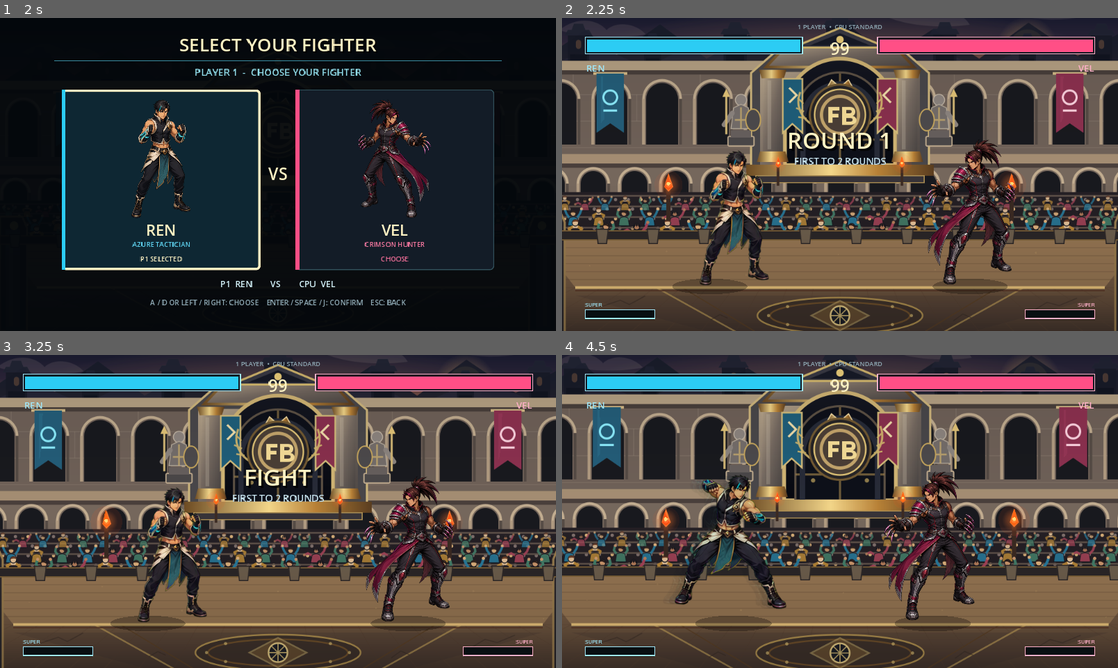
Above: before the commit, frames 1-4 (two rows, left to right).
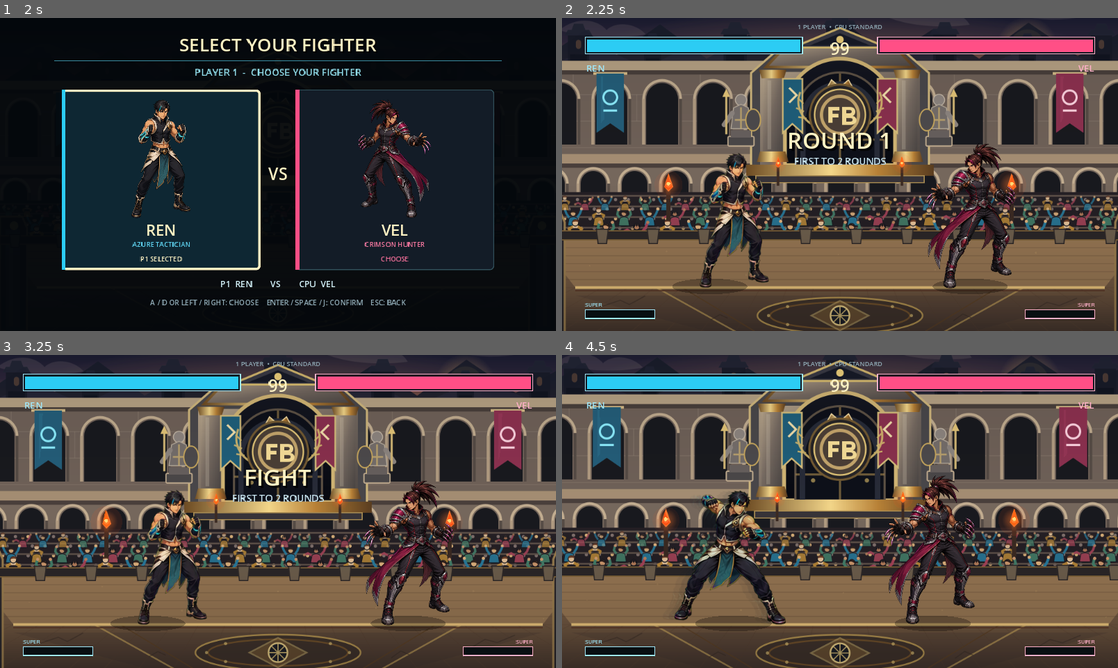
Above: after the commit, the same moments.

Repository: Hikki0608/Fighting-game
Game: Godot game, scene res://scenes/main.tscn
Two runs of this game, one before a commit and one after it. Both use one fixed random seed, a clock stepped at 60 frames per second and the inputs below.
Inputs (mouse positions are in pixels of both pictures, inside the frame that each line leads up to):
- Up to frame 1 (2 s): click "01 SOLO BATTLE" at 0.5 s; click "ROYAL COLOSSEUM" at 1.25 s
- Up to frame 2 (2.25 s): click "REN" at 2 s
- Up to frame 3 (3.25 s): tap Enter at 2.75 s; move the mouse to (400, 495) at 2.77 s; hold D from 2.78 s (still down); tap J at 2.85 s; click (400, 495) at 2.92 s; tap Space at 3.02 s
- Up to frame 4 (4.5 s): move the mouse to (728, 527) at 3.52 s; release D at 3.53 s; hold S 3.53-4.28 s; tap K at 3.6 s; tap Space at 3.77 s; move the mouse to (895, 442) at 4.27 s; hold D from 4.28 s (still down); tap L at 4.35 s

Frame 1 is identical in both runs. In frame 2, 3.5% of the frame differs, in the area x 24-82%, y 38-87%; in frame 3, 3.5%; in frame 4, 5.8%, in the area x 20-75%, y 37-87%.

Commit message:
Ground fighter sprites and smooth action starts

Diff:
--- a/scripts/fighter.gd
+++ b/scripts/fighter.gd
@@ -18,11 +18,48 @@
 const CROUCH_HURTBOX_HEIGHT := VISUAL_SIZE * 0.64
 const SPRITE_SHEET_CELL_SIZE := 256.0
 const SPRITE_DRAW_OFFSET_Y := 8.0
+const STATIC_SPRITE_DRAW_OFFSET_Y := 7.0
 const REN_ANIMATION_BASIC := 0
 const REN_ANIMATION_GROUND := 1
 const REN_ANIMATION_AIR_SPECIAL := 2
 const REN_ANIMATION_SPECIAL := 3
 const REN_ANIMATION_REACTION := 4
+const REN_GROUNDED_TARGET_BOTTOM_GAP := 7.0
+const REN_BASIC_BOTTOM_GAPS := [
+	[11, 11, 11, 11, 11],
+	[11, 11, 7, 11, 11],
+	[11, 11, 11, 11, 10],
+	[11, 11, 11, 11, 11],
+	[11, 11, 11, 11, 11]
+]
+const REN_GROUND_BOTTOM_GAPS := [
+	[23, 22, 21, 22, 22],
+	[54, 53, 53, 53, 54],
+	[38, 40, 40, 43, 38],
+	[62, 65, 58, 57, 62],
+	[54, 56, 55, 56, 54]
+]
+const REN_AIR_SPECIAL_BOTTOM_GAPS := [
+	[0, 0, 0, 0, 0],
+	[5, 2, 2, 2, 2],
+	[25, 52, 52, 44, 24],
+	[34, 34, 34, 34, 34],
+	[33, 33, 34, 33, 33]
+]
+const REN_SPECIAL_BOTTOM_GAPS := [
+	[1, 1, 1, 12, 0],
+	[46, 20, 3, 3, 0],
+	[18, 18, 24, 18, 18],
+	[32, 31, 30, 27, 29],
+	[45, 40, 33, 32, 32]
+]
+const REN_REACTION_BOTTOM_GAPS := [
+	[0, 0, 0, 0, 0],
+	[0, 0, 0, 0, 0],
+	[0, 2, 1, 1, 0],
+	[41, 41, 38, 41, 45],
+	[33, 33, 32, 23, 23]
+]
 const MAX_METER := 100
 const INPUT_BUFFER_FRAMES := 7
 const SUPER_CHORD_BUFFER_FRAMES := 5
@@ -819,7 +856,7 @@
 	var attack_height: float = float(data.height) * VISUAL_COLLISION_SCALE
 	var x := position.x + BODY_WIDTH * 0.32 if facing > 0 else position.x - BODY_WIDTH * 0.32 - attack_range
 	var bottom_offset: float = float(data.get("bottom_offset", 22.0)) * VISUAL_COLLISION_SCALE
-	var y := position.y - attack_height - bottom_offset
+	var y := position.y - attack_height - bottom_offset + _current_sprite_grounding_offset_y()
 	return Rect2(x, y, attack_range, attack_height)
 
 
@@ -912,9 +949,10 @@
 	if not pending_projectile:
 		return {}
 	pending_projectile = false
+	var grounding_offset_y := _current_sprite_grounding_offset_y()
 	return {
 		"owner_id": player_id,
-		"position": position + Vector2(facing * 62.0, REN_PULSE_EFFECT_Y),
+		"position": position + Vector2(facing * 62.0, REN_PULSE_EFFECT_Y + grounding_offset_y),
 		"velocity": Vector2(facing * 510.0, 0.0),
 		"frames": 105,
 		"max_frames": 105,
@@ -926,7 +964,10 @@
 
 
 func ren_palm_effect_world_position() -> Vector2:
-	return position + Vector2(float(facing) * REN_PALM_EFFECT_OFFSET.x, REN_PALM_EFFECT_OFFSET.y)
+	return position + Vector2(
+		float(facing) * REN_PALM_EFFECT_OFFSET.x,
+		REN_PALM_EFFECT_OFFSET.y + _current_sprite_grounding_offset_y()
+	)
 
 
 func is_invulnerable() -> bool:
@@ -1092,7 +1133,10 @@
 	var startup := int(data.startup)
 	var active_end := startup + int(data.active)
 	var recovery := maxi(1, int(data.recovery))
-	if state_frame <= 0:
+	# Every attack row begins with a neutral or anticipation drawing. Hold it
+	# briefly so the pose reads as an action starting from neutral rather than a
+	# fighter popping directly into the windup image.
+	if state_frame <= 2:
 		return 0
 	if state_frame <= startup:
 		return 1
@@ -1131,6 +1175,8 @@
 
 
 func _ren_super_sprite_frame() -> int:
+	if state_frame <= 2:
+		return 0
 	var frame_thresholds := [0, 3, 6, 8, 12, 16, 20, 23, 26, 31, 35, 39, 43, 47]
 	for sprite_frame in frame_thresholds.size():
 		if state_frame <= int(frame_thresholds[sprite_frame]):
@@ -1240,29 +1286,77 @@
 	return _animated_sprite_frame().x >= 0 or character_texture != null
 
 
+func _ren_sprite_bottom_gap_table(sheet_index: int) -> Array:
+	match sheet_index:
+		REN_ANIMATION_BASIC:
+			return REN_BASIC_BOTTOM_GAPS
+		REN_ANIMATION_GROUND:
+			return REN_GROUND_BOTTOM_GAPS
+		REN_ANIMATION_AIR_SPECIAL:
+			return REN_AIR_SPECIAL_BOTTOM_GAPS
+		REN_ANIMATION_SPECIAL:
+			return REN_SPECIAL_BOTTOM_GAPS
+		REN_ANIMATION_REACTION:
+			return REN_REACTION_BOTTOM_GAPS
+	return []
+
+
+func _sprite_grounding_offset_y(sprite_frame: Vector3i) -> float:
+	if character_id != &"ren" or sprite_frame.x < 0 or not is_on_ground():
+		return 0.0
+	# Knockdown rotates around a deliberately offset center and must retain its
+	# authored placement rather than being foot-anchored like upright poses.
+	if state == &"knockdown":
+		return 0.0
+	var gap_table := _ren_sprite_bottom_gap_table(sprite_frame.x)
+	if sprite_frame.z < 0 or sprite_frame.z >= gap_table.size():
+		return 0.0
+	var row: Array = gap_table[sprite_frame.z]
+	if sprite_frame.y < 0 or sprite_frame.y >= row.size():
+		return 0.0
+	var bottom_gap := float(row[sprite_frame.y])
+	return (bottom_gap - REN_GROUNDED_TARGET_BOTTOM_GAP) * VISUAL_SIZE / SPRITE_SHEET_CELL_SIZE
+
+
+func _current_sprite_grounding_offset_y() -> float:
+	return _sprite_grounding_offset_y(_animated_sprite_frame())
+
+
+func _draw_animated_sprite_frame(sprite_frame: Vector3i, modulate: Color) -> bool:
+	if sprite_frame.x < 0 or sprite_frame.x >= character_animation_textures.size():
+		return false
+	var source_position := Vector2(
+		float(sprite_frame.y) * SPRITE_SHEET_CELL_SIZE,
+		float(sprite_frame.z) * SPRITE_SHEET_CELL_SIZE
+	)
+	var grounding_offset_y := _sprite_grounding_offset_y(sprite_frame)
+	draw_texture_rect_region(
+		character_animation_textures[sprite_frame.x],
+		Rect2(
+			-VISUAL_SIZE * 0.5,
+			-VISUAL_SIZE + SPRITE_DRAW_OFFSET_Y + grounding_offset_y,
+			VISUAL_SIZE,
+			VISUAL_SIZE
+		),
+		Rect2(source_position, Vector2.ONE * SPRITE_SHEET_CELL_SIZE),
+		modulate
+	)
+	return true
+
+
 func _draw_character_image(modulate: Color) -> bool:
 	var sprite_frame := _animated_sprite_frame()
 	if sprite_frame.x >= 0:
-		var source_position := Vector2(
-			float(sprite_frame.y) * SPRITE_SHEET_CELL_SIZE,
-			float(sprite_frame.z) * SPRITE_SHEET_CELL_SIZE
-		)
-		draw_texture_rect_region(
-			character_animation_textures[sprite_frame.x],
+		return _draw_animated_sprite_frame(sprite_frame, modulate)
+	if character_texture != null:
+		draw_texture_rect(
+			character_texture,
 			Rect2(
 				-VISUAL_SIZE * 0.5,
-				-VISUAL_SIZE + SPRITE_DRAW_OFFSET_Y,
+				-VISUAL_SIZE + STATIC_SPRITE_DRAW_OFFSET_Y,
 				VISUAL_SIZE,
 				VISUAL_SIZE
 			),
-			Rect2(source_position, Vector2.ONE * SPRITE_SHEET_CELL_SIZE),
-			modulate
-		)
-		return true
-	if character_texture != null:
-		draw_texture_rect(
-			character_texture,
-			Rect2(-VISUAL_SIZE * 0.5, -VISUAL_SIZE, VISUAL_SIZE, VISUAL_SIZE),
 			false,
 			modulate
 		)
@@ -1808,8 +1902,10 @@
 	if is_attacking():
 		var data: Dictionary = ATTACKS[state]
 		var startup := maxf(1.0, float(data.startup))
-		var visible_strength := clampf(float(state_frame) / startup, 0.2, 1.0)
+		var visible_strength := clampf(float(state_frame - 1) / startup, 0.0, 1.0)
 		echo_alpha *= visible_strength
+		if echo_alpha <= 0.001:
+			return
 
 	var trail_direction := Vector2(-float(facing), 0.0)
 	if velocity.length() > 90.0:
@@ -1845,14 +1941,19 @@
 		visual_offset *= 0.25
 		visual_rotation *= 0.2
 	visual_scale = _uniform_character_draw_scale(visual_scale)
-
+	var grounding_offset_y := _current_sprite_grounding_offset_y()
+
+	draw_set_transform(Vector2(0.0, grounding_offset_y), 0.0, Vector2.ONE)
 	_draw_ren_special_backdrop()
+	draw_set_transform(Vector2.ZERO, 0.0, Vector2.ONE)
 	_draw_motion_echoes(visual_offset, visual_rotation, visual_scale)
 	draw_set_transform(visual_offset, visual_rotation, visual_scale)
 	if not _draw_character_image(visual_modulate):
 		_draw_fallback_fighter()
 	draw_set_transform(Vector2.ZERO, 0.0, Vector2.ONE)
+	draw_set_transform(Vector2(0.0, grounding_offset_y), 0.0, Vector2.ONE)
 	_draw_ren_special_foreground()
+	draw_set_transform(Vector2.ZERO, 0.0, Vector2.ONE)
 
 	if state == &"blockstun":
 		var guard_points := PackedVector2Array()
